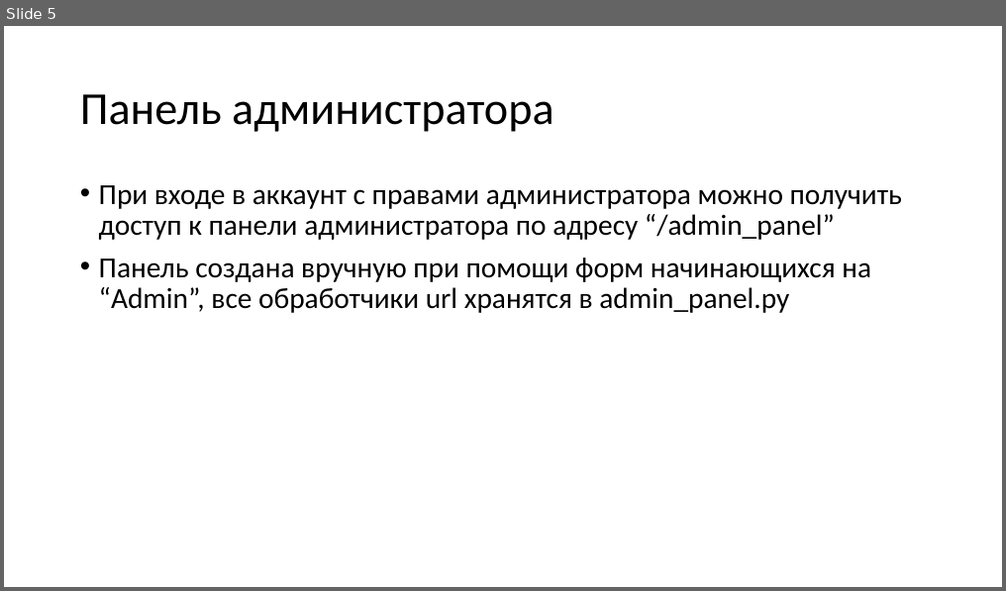
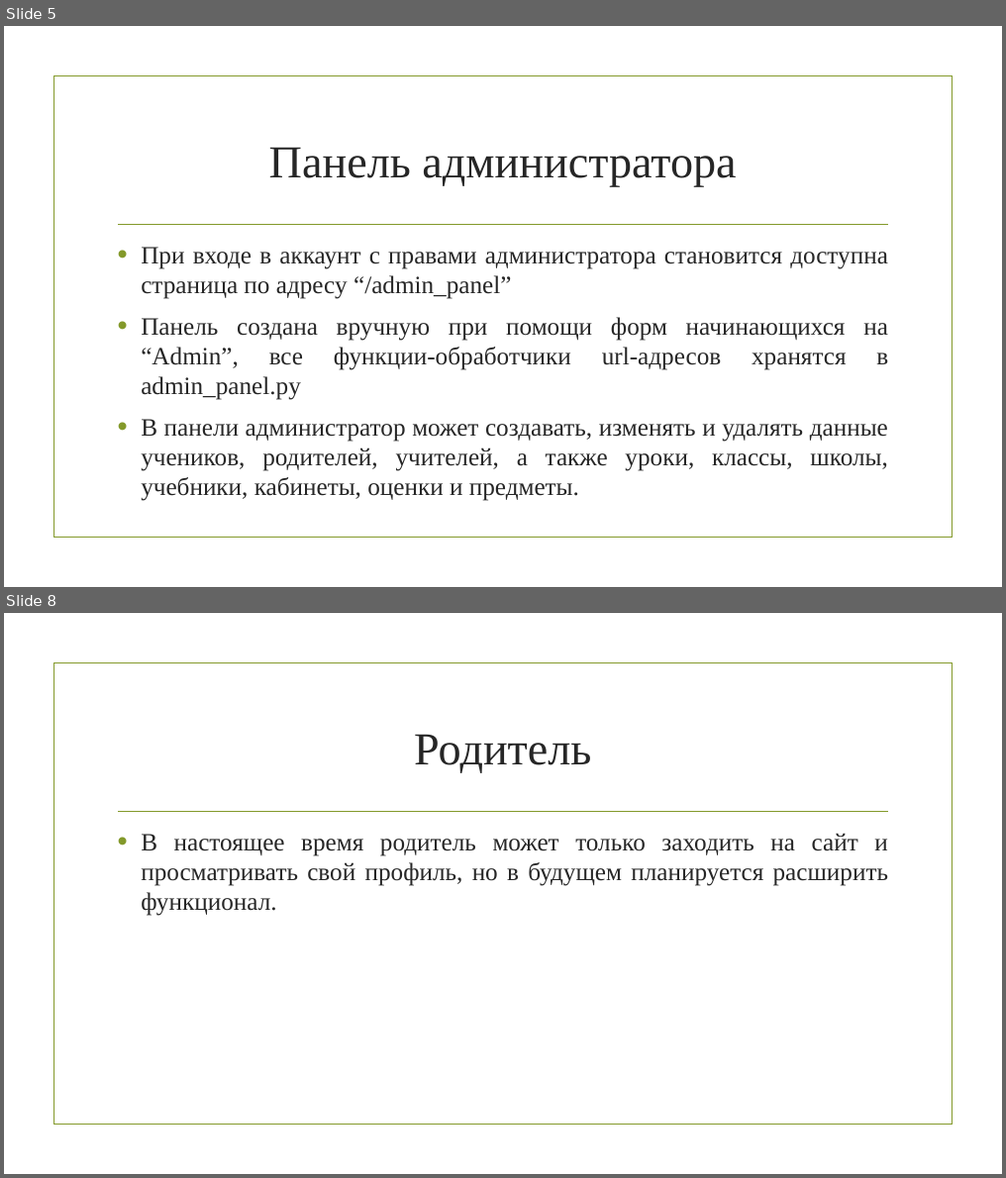
Before and after one commit to CringeCode228/WebSite, a slide deck: Электронный дневник.pptx. Shown one above the other, each under a label of ours: slide 5 before the commit, slides 5 and 8 after it; the slides between them are not shown. The pictures are 1006x591 and 1006x1178 pixels, drawn with LibreOffice and Linux fonts; fonts in the diff are those of the drawing; background and template pictures are left out. Boxes give left, top, right and bottom in pixels: in the first picture for what was removed or moved away, otherwise in the second. Text is boxed around its words. In the diff, an @@ line names an element or a change of style, - is before the commit and + after.

```diff
--- a/Электронный дневник.pptx
+++ b/Электронный дневник.pptx
@@ slide 8 added at [4,613,1002,1174], background picture (left out); not listed: 2 template elements that a slide beside it also shows @@
@@ title added at [414,734,591,773], 44 pt, text #262626 @@
+Родитель
@@ text added at [141,833,888,916], 24 pt, text #262626 @@
+• В настоящее время родитель может только заходить на сайт и просматривать свой профиль, но в будущем планируется расширить функционал.
@@ slide 5 changed as well @@
@@ rectangle added at [54,76,951,538], outline #83992A 1.25 pt @@
@@ title "Панель администратора": place and size @@
-title "Панель администратора" at [80,94,553,132]
+title "Панель администратора" at [269,147,736,186]
@@ title "Панель администратора" at [269,147,736,186]: font Calibri to Times New Roman, text colour #000000 to #262626; alignment left to centre; line spacing 0.9 to 1 @@
@@ line added from (119, 224) to (888, 224), #83992A 1.25 pt @@
@@ text at [141,247,888,501]: text changed; size 28 to 24 pt; font Calibri to Times New Roman; text colour #000000 to #262626 @@
-• При входе в аккаунт с правами администратора можно получить доступ к панели администратора по адресу “/admin_panel”
-• Панель создана вручную при помощи форм начинающихся на “Admin”, все обработчики url хранятся в admin_panel.py
+• При входе в аккаунт с правами администратора становится доступна страница по адресу “/admin_panel”
+• Панель создана вручную при помощи форм начинающихся на “Admin”, все функции-обработчики url-адресов хранятся в admin_panel.py
+• В панели администратор может создавать, изменять и удалять данные учеников, родителей, учителей, а также уроки, классы, школы, учебники, кабинеты, оценки и предметы.
```
Also in this commit, not shown: 7 other slides changed, 2 other slides added, 1 slide removed, 2 other files.
